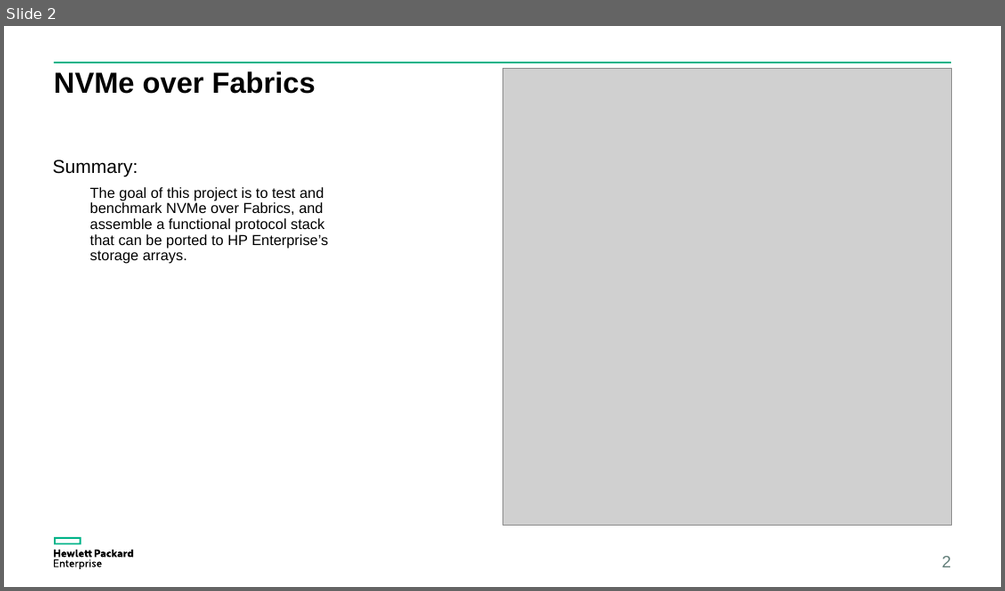
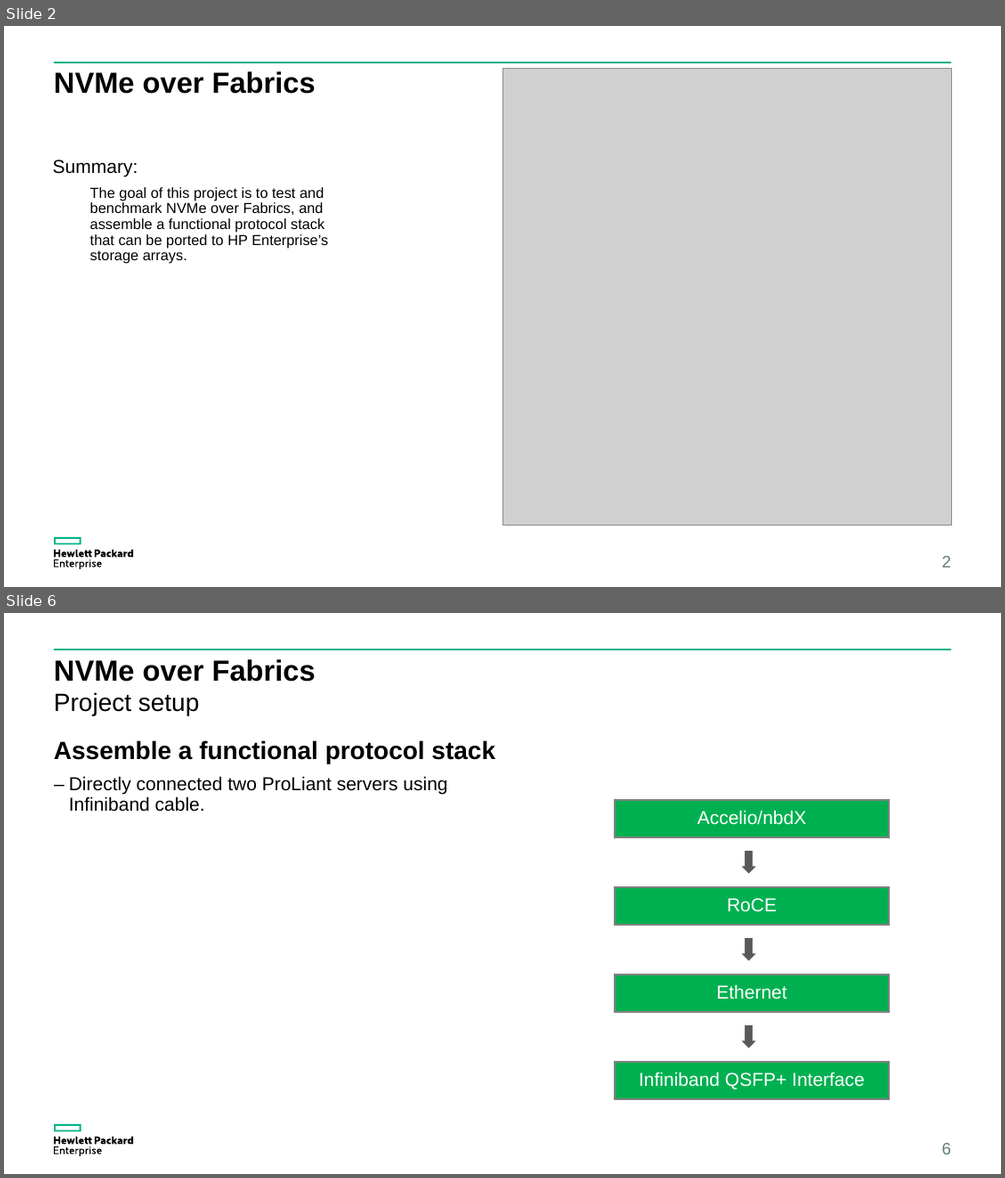
Before and after one commit to coy-humphrey/nvme-hpe, a slide deck: deliverables/HPE Presentation.pptx. Shown one above the other, each under a label of ours: slide 2 before the commit, slides 2 and 6 after it; the slides between them are not shown. The pictures are 1005x591 and 1005x1178 pixels, drawn with LibreOffice and Linux fonts; fonts in the diff are those of the drawing; grey boxes stand for pictures. Boxes give left, top, right and bottom in pixels: in the first picture for what was removed or moved away, otherwise in the second. Text is boxed around its words. In the diff, an @@ line names an element or a change of style, - is before the commit and + after.

```diff
--- a/deliverables/HPE Presentation.pptx
+++ b/deliverables/HPE Presentation.pptx
@@ slide 6 added at (4,613,1001,1174), background #FFFFFF; not listed: 3 template elements that a slide beside it also shows @@
@@ title added at (54,659,316,682), 28 pt, text #000000, bold @@
+NVMe over Fabrics
@@ text added at (54,692,200,715), 24 pt, text #000000 @@
+Project setup
@@ text added at (54,740,495,763), 24 pt, text #000000, bold @@
+Assemble a functional protocol stack
@@ text added at (69,776,447,811), 18 pt, text #000000 @@
+– Directly connected two ProLiant servers using Infiniband cable.
@@ rectangle added at (615,800,889,837), fill #00B050, outline #808080 1.5 pt, 18 pt, text #FFFFFF @@
+Accelio/nbdX
@@ down arrow added at (739,850,758,875), fill #595959, outline #FFFFFF 1.5 pt @@
@@ rectangle added at (615,887,889,925), fill #00B050, outline #808080 1.5 pt, 18 pt, text #FFFFFF @@
+RoCE
@@ down arrow added at (739,937,758,962), fill #595959, outline #FFFFFF 1.5 pt @@
@@ rectangle added at (615,974,889,1012), fill #00B050, outline #808080 1.5 pt, 18 pt, text #FFFFFF @@
+Ethernet
@@ down arrow added at (739,1024,758,1049), fill #595959, outline #FFFFFF 1.5 pt @@
@@ rectangle added at (615,1062,889,1099), fill #00B050, outline #808080 1.5 pt, 18 pt, text #FFFFFF @@
+Infiniband QSFP+ Interface
@@ page number added at (942,1143,951,1154), 16 pt, text #617D78 @@
+6
```
Also in this commit, not shown: 7 slides changed, 1 other slide added, 1 slide removed.
